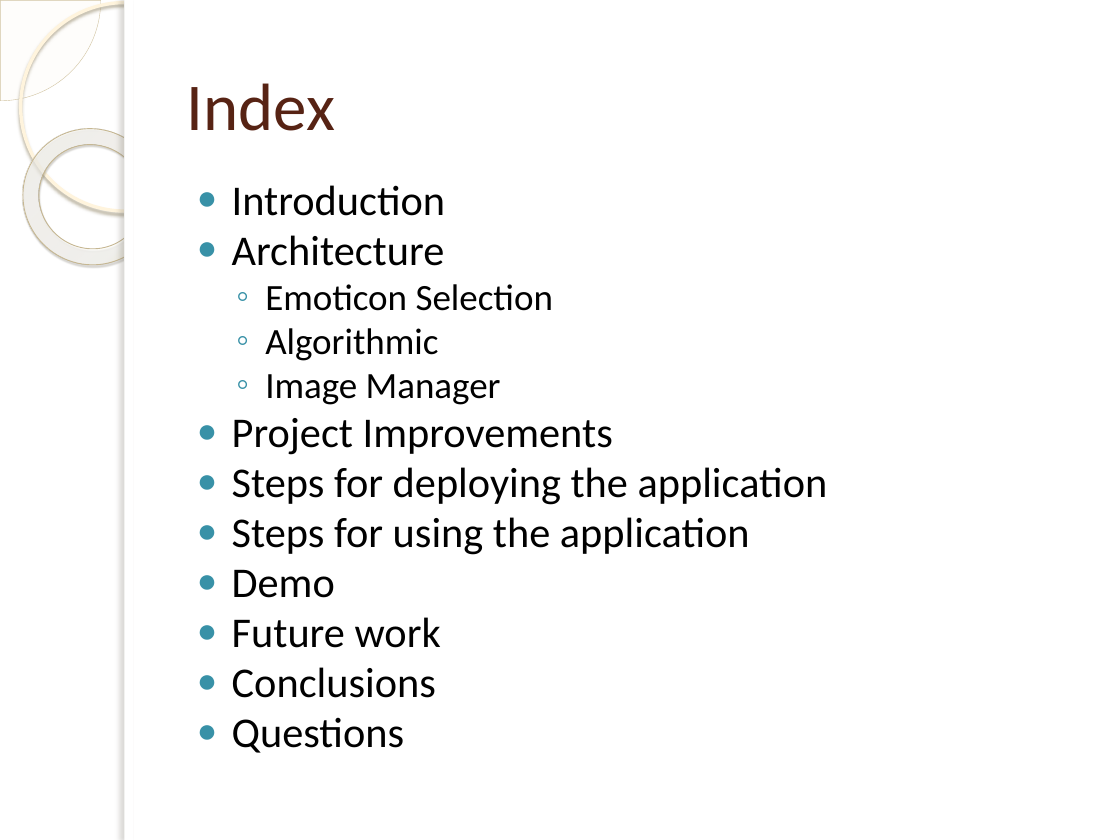
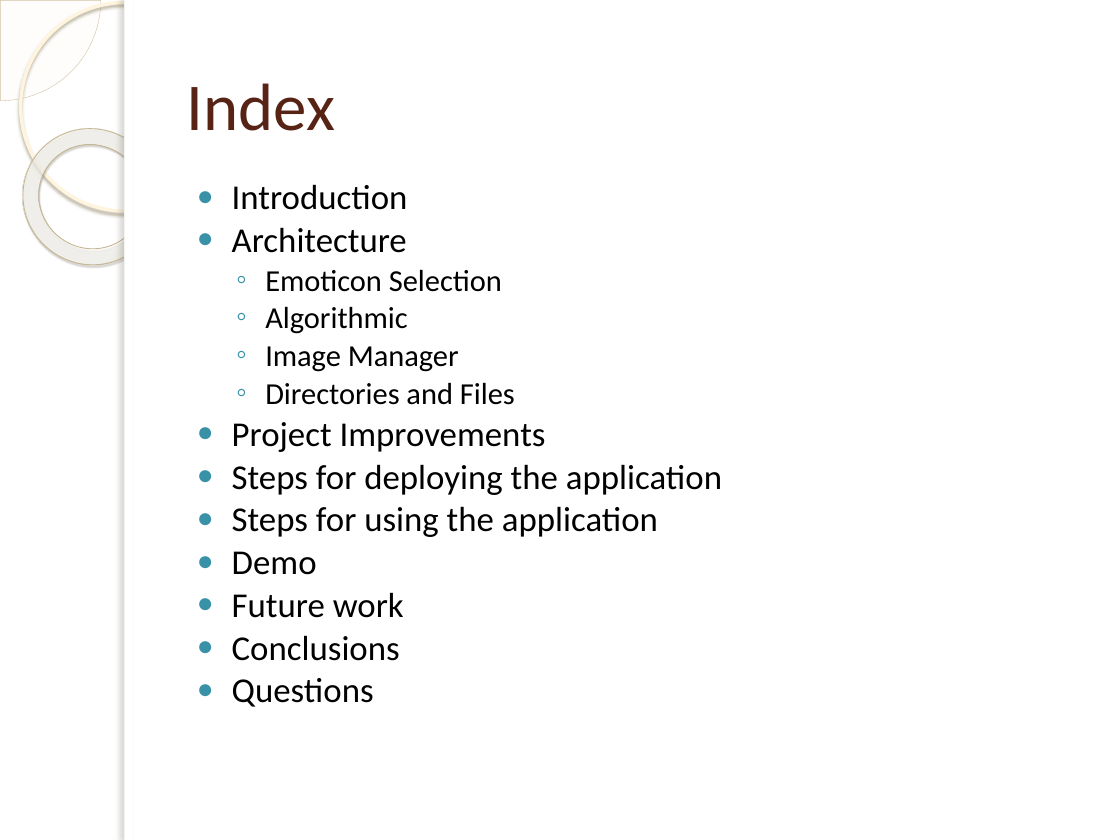
Before and after one commit to desperado1992/ivandroid, a slide deck: slide 2 of Presentacion/doc/AnalisisGarciaGallardoOrion.pptx. Drawn at 1120x840 pixels with LibreOffice and Linux fonts; fonts in the diff are those of the drawing; background and template pictures are left out. Boxes give left, top, right and bottom in pixels: in the first picture for what was removed or moved away, otherwise in the second. Text is boxed around its words. In the diff, an @@ line names an element or a change of style, - is before the commit and + after.

```diff
--- a/Presentacion/doc/AnalisisGarciaGallardoOrion.pptx
+++ b/Presentacion/doc/AnalisisGarciaGallardoOrion.pptx
@@ text at [232,184,722,707]: size 27.2 to 22.4 pt in "Introduction", "Architecture", "Project Improvements", "Steps for deploying the application" and 5 more places; size 23.8 to 19.6 pt in "Emoticon Selection", "Algorithmic", "Image Manager" @@
@@ text at [265,383,515,405]: paragraph added @@
+  ◦ Directories and Files
```
Also in this commit, not shown: 1 other slide changed, 1 slide added.
